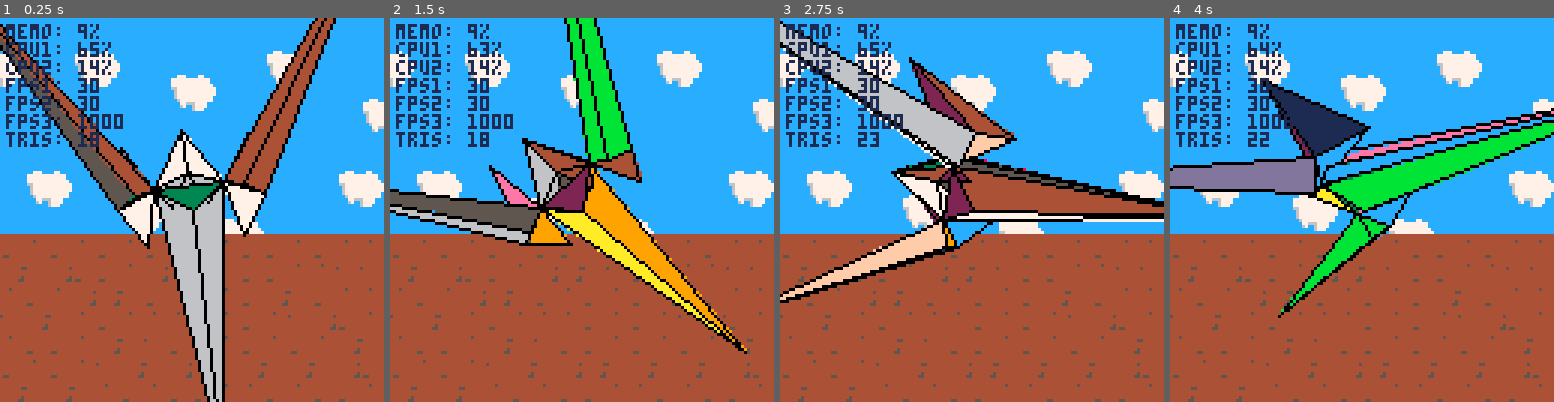
Above: before the commit, frames 1-4 (left to right).
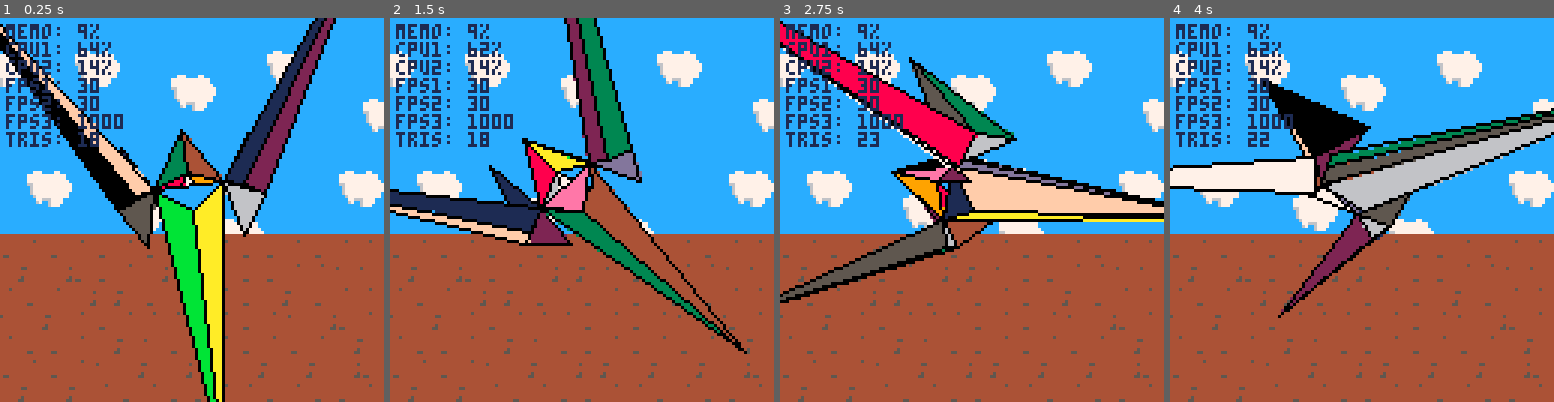
Above: after the commit, the same moments.

Repository: RicoP/picowiese
Game: PICO-8 cartridge 3d.p8
Same seed, same stepped clock (60 frames per second), same inputs: the game is played once before the commit and once after it.
Inputs:
- Up to frame 1 (0.25 s): no input
- Up to frame 2 (1.5 s): no input
- Up to frame 3 (2.75 s): no input
- Up to frame 4 (4 s): no input

The runs differ from the first frame. In frame 1, 13% of the frame differs, in the area x 0-87%, y 0-100%; in frame 2, 12%; in frame 3, 12%; in frame 4, 12%.

Commit message:
speed up calculation of face distance

Diff:
--- a/3d.p8
+++ b/3d.p8
@@ -320,16 +320,6 @@
 
   if d > 0 then goto draw_tri_end end
 
-		local midp = vec3d()
-		vec3_add(midp,midp,tri_trans.p[1])
-		vec3_add(midp,midp,tri_trans.p[2])
-		vec3_add(midp,midp,tri_trans.p[3])
-  vec3_scale(midp,midp,0.333333)
-		vec3_sub(midp,midp,eye)
-		local dist = vec3_len_sqr(midp)
-  face[4] = dist
-
-
   local tri_proj = triangle()
   vec3_mul(tri_proj.p[1],tri_trans.p[1],pmat)
   vec3_mul(tri_proj.p[2],tri_trans.p[2],pmat)
@@ -350,10 +340,15 @@
   tri_proj.p[3].x *=64
   tri_proj.p[3].y *=64
 
+		face[4] = tri_proj.p[1].z
+		face[4] += tri_proj.p[2].z
+		face[4] += tri_proj.p[3].z
+		face[4] *= 0.333333333
+
   local col = f%16
 
 		gcx.fill = true
-  draw_tri(tri_proj, face[4])
+  draw_tri(tri_proj, col)
 
 		gcx.fill = false
   draw_tri(tri_proj, 0)
